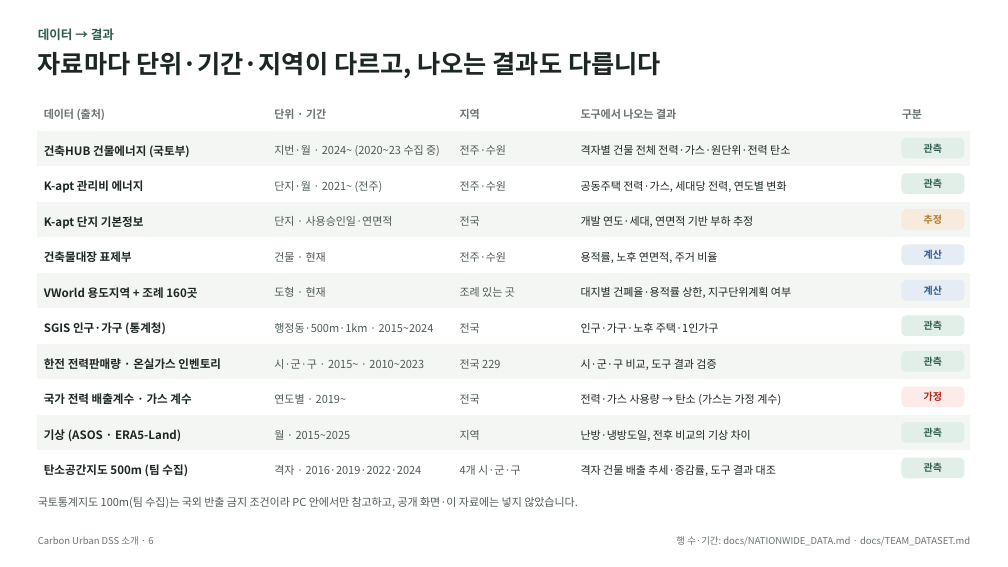
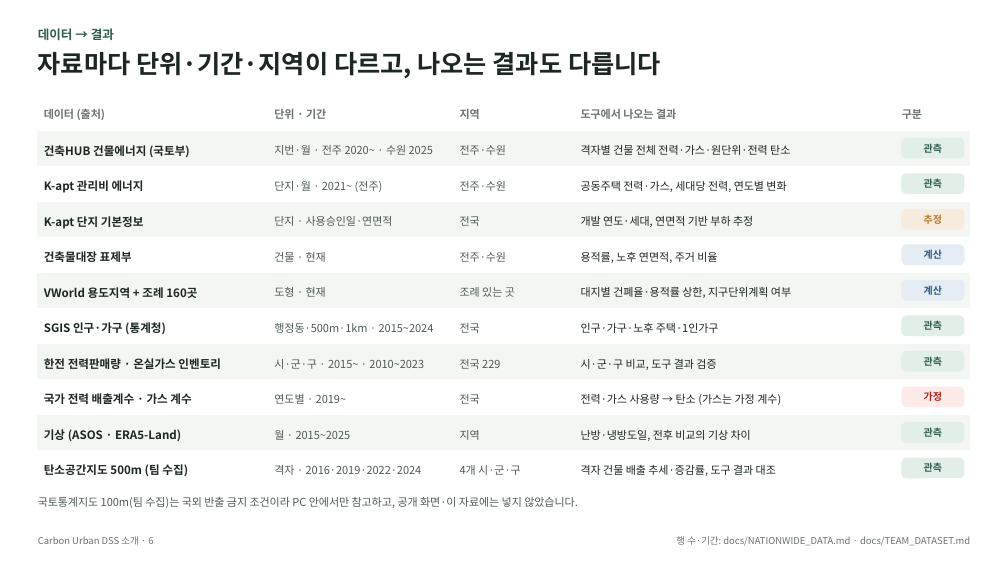
Before and after one commit to shy0401/Carbon-Urban-DSS, a slide deck: slide 6 of docs/presentation/Carbon-Urban-DSS-소개-전주사례.pptx. Drawn at 1008x567 pixels with LibreOffice and Linux fonts; fonts in the diff are those of the drawing. Boxes give left, top, right and bottom in pixels: in the first picture for what was removed or moved away, otherwise in the second. Text is boxed around its words. In the diff, an @@ line names an element or a change of style, - is before the commit and + after.

```diff
--- a/docs/presentation/Carbon-Urban-DSS-소개-전주사례.pptx
+++ b/docs/presentation/Carbon-Urban-DSS-소개-전주사례.pptx
@@ text at (x1=274, y1=145, x2=433, y2=155): text changed @@
-지번·월 · 2024~ (2020~23 수집 중)
+지번·월 · 전주 2020~ · 수원 2025
```
Also in this commit, not shown: 4 other slides changed, 3 other files.
